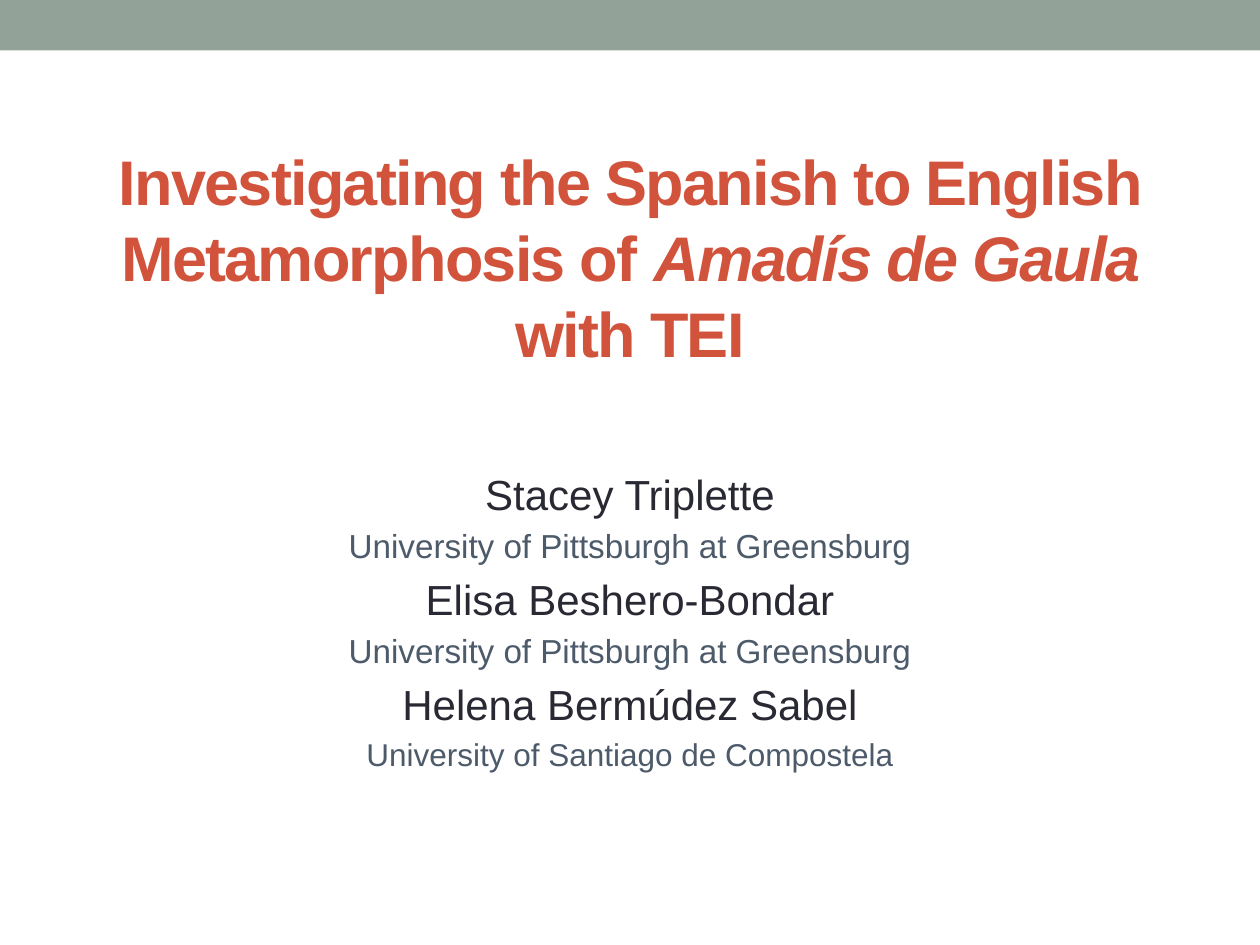
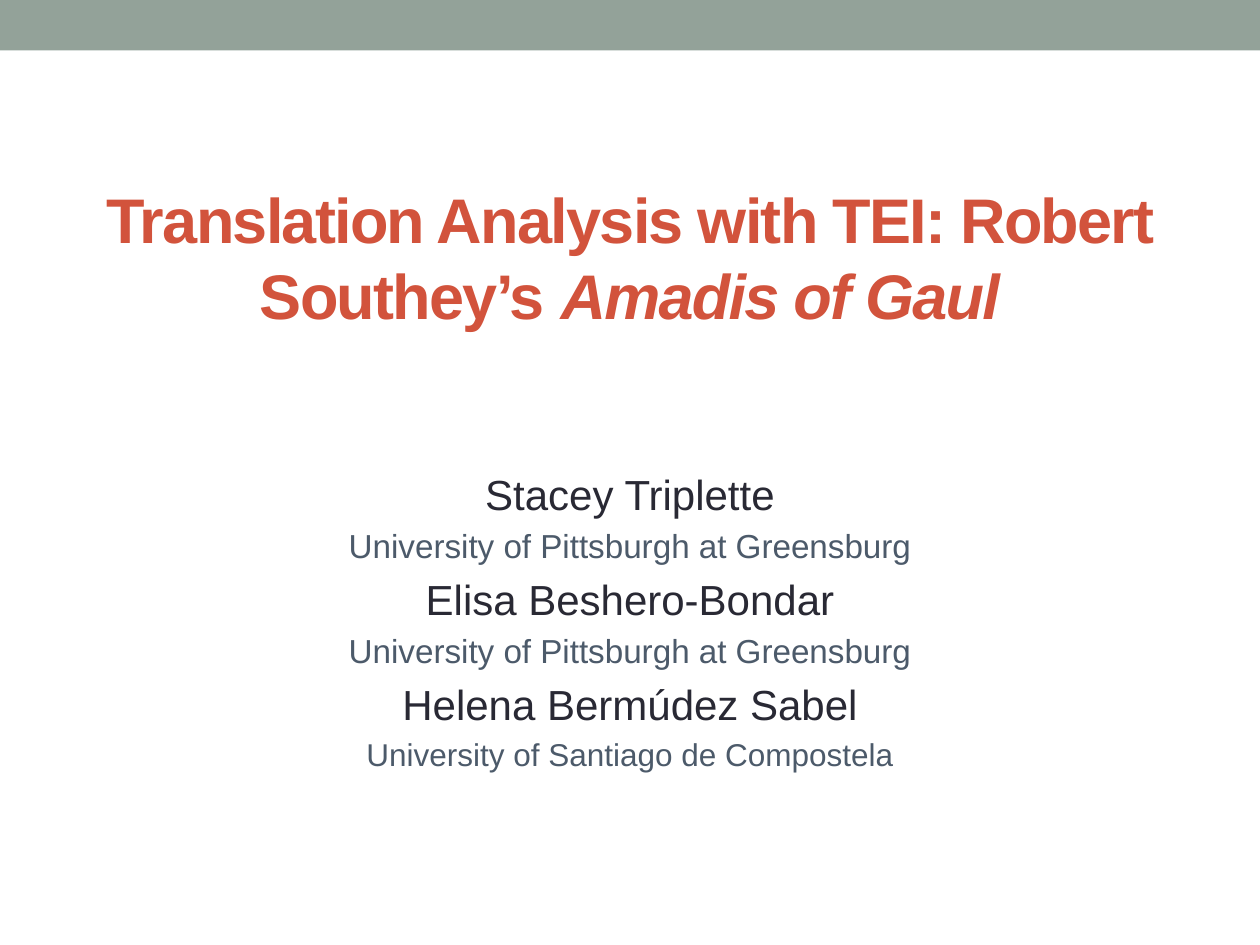
Before and after one commit to ebeshero/Amadis-in-Translation, a slide deck: slide 1 of Conference_prep/Amadis_tei_conf_images.pptx. Drawn at 1260x945 pixels with LibreOffice and Linux fonts; fonts in the diff are those of the drawing. Boxes give left, top, right and bottom in pixels: in the first picture for what was removed or moved away, otherwise in the second. Text is boxed around its words. In the diff, an @@ line names an element or a change of style, - is before the commit and + after.

Commit message:
Updated Powerpoint Title

```diff
--- a/Conference_prep/Amadis_tei_conf_images.pptx
+++ b/Conference_prep/Amadis_tei_conf_images.pptx
@@ title at (107,197,1154,330): text changed @@
-Investigating the Spanish to English Metamorphosis of Amadís de Gaula with TEI
+Translation Analysis with TEI: Robert Southey’s Amadis of Gaul
```
Also in this commit, not shown: 1 other file.
